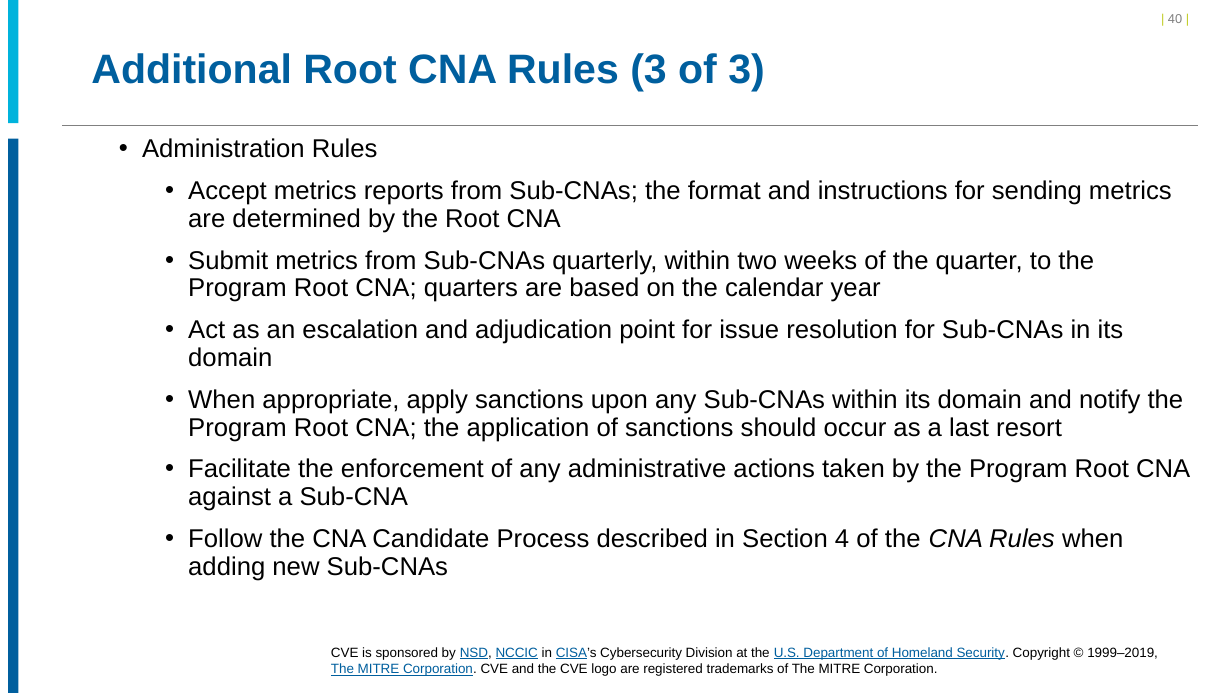
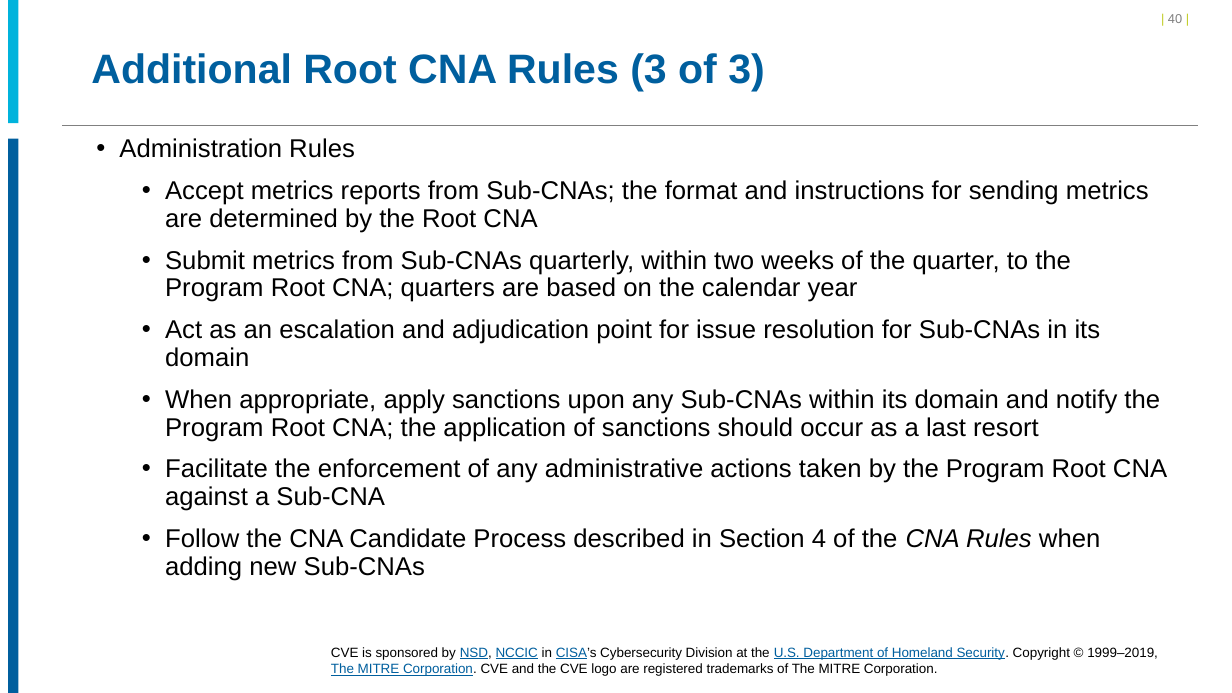
Before and after one commit to CVEProject/cveproject.github.io, a slide deck: slide 40 of docs/cna/Becoming_a_CNA.pptx. Drawn at 1232x693 pixels with LibreOffice and Linux fonts; fonts in the diff are those of the drawing; background and template pictures are left out. Boxes give left, top, right and bottom in pixels: in the first picture for what was removed or moved away, otherwise in the second. Text is boxed around its words. In the diff, an @@ line names an element or a change of style, - is before the commit and + after.

Commit message:
Upload Becoming_a_CNA.pptx
Updated to remove DWF mentions, now that the pilot program has ended

```diff
--- a/docs/cna/Becoming_a_CNA.pptx
+++ b/docs/cna/Becoming_a_CNA.pptx
@@ text "Administration Rules" at (x1=119, y1=138, x2=1167, y2=581): indent changed @@
```
Also in this commit, not shown: 4 other slides changed.
